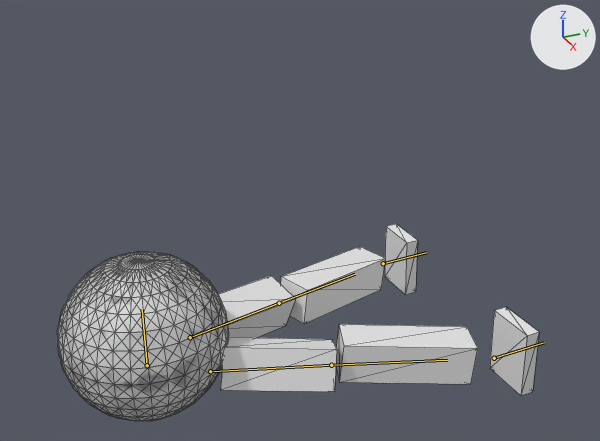
The glTF model glb_imports/MiniBallWalker.glb, before and after one commit.
The view is the same before and after, from a 50 mm camera at (39.3, -8.3, 29.6) aimed at (0.8, 9.1, 10.3). The axes (+X, +Y, +Z) are drawn at upper right. The lights are the same throughout. The older version comes first. Both versions are drawn at frame 0 of the action 'recover'; the numbers are the values there. The bones that change are drawn over the model as lines. Mesh edges are drawn as thin lines.

In view in the first picture: 'LeftFoot', 'LeftShin', 'LeftThigh', 'RightFoot', 'RightShin', 'RightThigh', 'Sphere'.
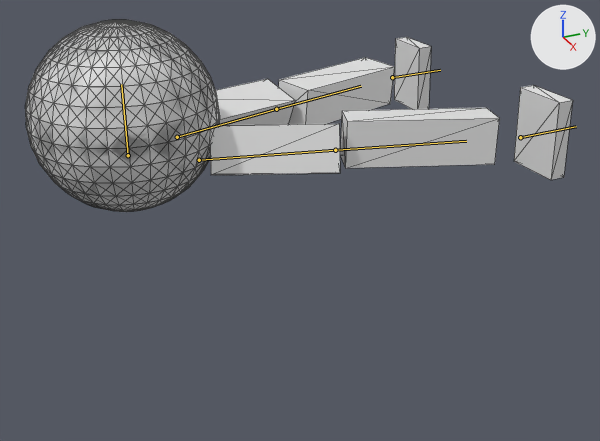
What changed in the scene script:
```text
Change bone_bone:
    where bone_bone = bpy.data.objects['Armature'].pose.bones['Bone']  # child of 'Bone.Root'
    bone_bone.location: (0.0, -8.84, 0.0) -> (0.0, 3.7, 0.0)
Change bone_bone_001_l:
    where bone_bone_001_l = bpy.data.objects['Armature'].pose.bones['Bone.001.L']  # child of 'Bone'
    bone_bone_001_l.rotation_quaternion: (0.942, -0.323, 0.008, 0.091) -> (0.933, -0.341, 0.005, 0.116)  # degrees (-38, 4, 10) -> degrees (-40, 5, 12)
Change bone_bone_002_l:
    where bone_bone_002_l = bpy.data.objects['Armature'].pose.bones['Bone.002.L']  # child of 'Bone.001.L'
    bone_bone_002_l.rotation_quaternion: (0.677, -0.578, 0.032, 0.455) -> (0.677, -0.57, 0.021, 0.464)  # degrees (-66, 35, 45) -> degrees (-65, 34, 47)
Change bone_bone_003_l:
    where bone_bone_003_l = bpy.data.objects['Armature'].pose.bones['Bone.003.L']  # child of 'Bone'
    bone_bone_003_l.location: (-3.1, -9.2, -18.73) -> (-3.11, -10.22, -18.81)
Change bone_bone_001_r:
    where bone_bone_001_r = bpy.data.objects['Armature'].pose.bones['Bone.001.R']  # child of 'Bone'
    bone_bone_001_r.rotation_quaternion: (0.942, -0.323, -0.008, -0.091) -> (0.933, -0.341, -0.005, -0.116)  # degrees (-38, -4, -10) -> degrees (-40, -5, -12)
Change bone_bone_002_r:
    where bone_bone_002_r = bpy.data.objects['Armature'].pose.bones['Bone.002.R']  # child of 'Bone.001.R'
    bone_bone_002_r.rotation_quaternion: (0.677, -0.578, -0.032, -0.455) -> (0.677, -0.57, -0.021, -0.464)  # degrees (-66, -35, -45) -> degrees (-65, -34, -47)
Change bone_bone_003_r:
    where bone_bone_003_r = bpy.data.objects['Armature'].pose.bones['Bone.003.R']  # child of 'Bone'
    bone_bone_003_r.location: (3.1, -9.2, -18.73) -> (3.11, -10.22, -18.81)
```

Boxes [x1, y1, x2, y2] around the edits, measured in the pictures (600 x 441 px):
'Sphere', posed (13% wider, 13% taller)
    before: [57, 251, 229, 421]
    after: [25, 20, 219, 212]
'LeftShin', posed (13% wider)
    before: [336, 324, 478, 384]
    after: [340, 108, 500, 168]
'LeftThigh', posed (12% wider, 7% shorter)
    before: [221, 337, 337, 392]
    after: [210, 124, 340, 175]
'RightShin', posed
    before: [281, 246, 386, 324]
    after: [279, 58, 395, 124]
'LeftFoot', posed (20% wider, 7% taller)
    before: [490, 307, 539, 396]
    after: [514, 85, 573, 180]
'RightThigh', posed
    before: [218, 276, 296, 338]
    after: [215, 79, 295, 125]
'RightFoot', posed (12% wider)
    before: [385, 224, 418, 294]
    after: [394, 37, 431, 109]
bone 'Bone', root to tip
    before: (147, 365) to (142, 309)
    after: (128, 155) to (121, 84)
bone 'Bone.001.L', root to tip
    before: (210, 371) to (331, 365)
    after: (199, 160) to (335, 150)
bone 'Bone.002.L', root to tip
    before: (331, 365) to (447, 360)
    after: (335, 150) to (466, 141)
bone 'Bone.003.L', root to tip
    before: (494, 358) to (544, 342)
    after: (520, 137) to (576, 126)
bone 'Bone.001.R', root to tip
    before: (190, 337) to (279, 303)
    after: (177, 137) to (276, 109)
bone 'Bone.002.R', root to tip
    before: (279, 303) to (355, 274)
    after: (276, 109) to (361, 86)
bone 'Bone.003.R', root to tip
    before: (383, 263) to (426, 252)
    after: (392, 77) to (440, 70)
